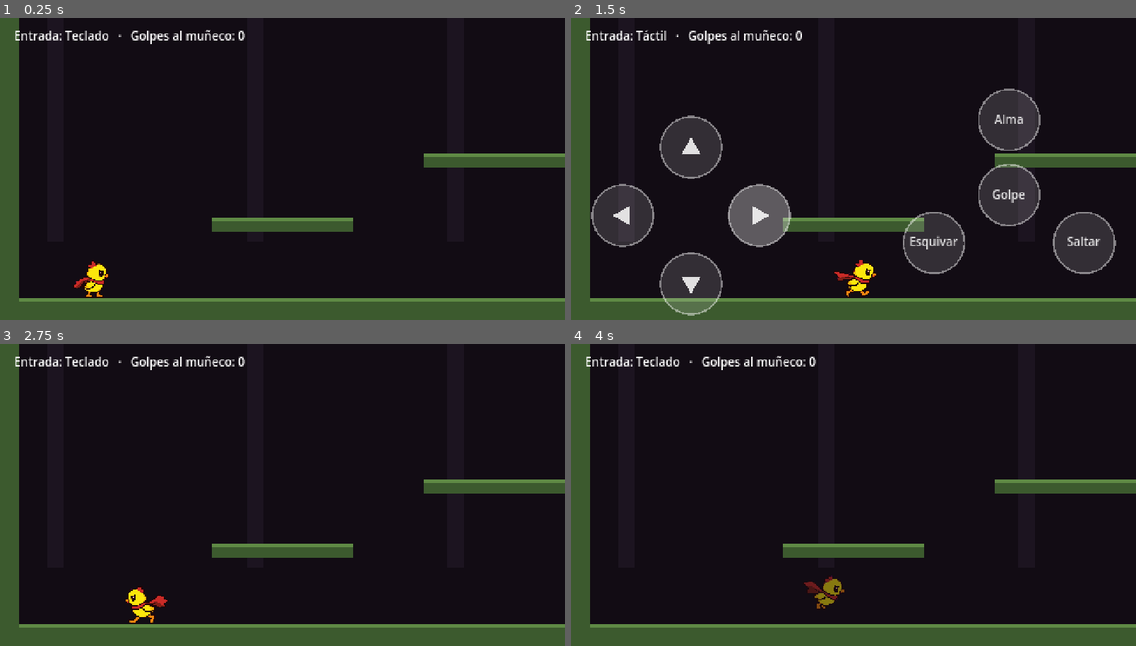
Above: before the commit, frames 1-4 (two rows, left to right).
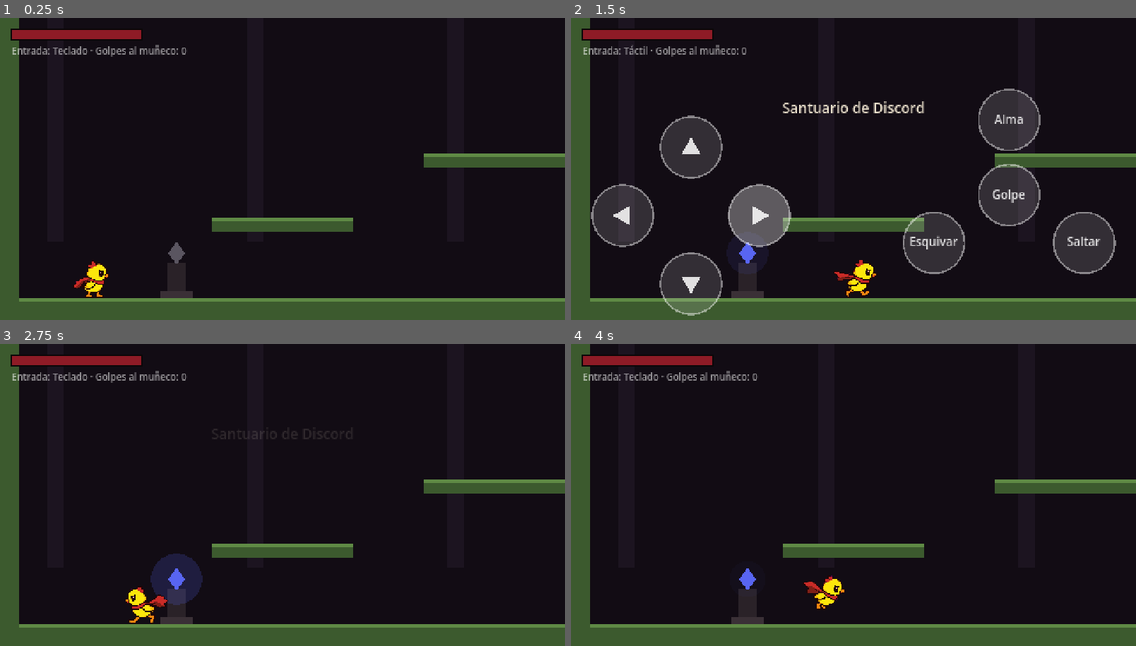
Above: after the commit, the same moments.

Repository: PolloFreddyS/eclipse_of_the_tilted
Game: Godot game, scene res://scenes/main.tscn
The game is run twice, just before and just after one commit, with the same random seed, the same clock (stepped at 60 frames per second) and the same inputs.
Inputs (mouse positions are in pixels of both pictures, inside the frame that each line leads up to):
- Up to frame 1 (0.25 s): no input
- Up to frame 2 (1.5 s): tap Enter at 0.5 s; move the mouse to (977, 159) at 0.52 s; hold D (move_right) 0.53-1.25 s; tap J (attack) at 0.6 s; click (977, 159) at 0.67 s; tap Space (jump) at 0.77 s; tap Shift (dodge) at 0.8 s; drag from (740, 193) to (825, 241) at 1.27 s
- Up to frame 3 (2.75 s): move the mouse to (339, 431) at 2.02 s; hold A (move_left) from 2.03 s (still down); tap J (attack) at 2.1 s; click (339, 431) at 2.17 s; tap Shift (dodge) at 2.3 s
- Up to frame 4 (4 s): release A (move_left) at 2.75 s; drag from (825, 567) to (684, 455) at 2.77 s; move the mouse to (1023, 549) at 3.52 s; hold D (move_right) from 3.53 s (still down); tap U (soul) at 3.6 s; click (1023, 549) at 3.67 s; tap Space (jump) at 3.77 s; tap Shift (dodge) at 3.8 s

The runs differ from the first frame. In frame 1, 1.7% of the frame differs, in the area x 1-44%, y 3-93%; in frame 2, 2.3%; in frame 3, 3.0%, in the area x 1-63%, y 3-93%; in frame 4, 2.1%.

Commit message:
Vida del Pollito: daño, invulnerabilidad, muerte y Santuario de Discord
- Barra de vida, retroceso al recibir golpes, parpadeo invulnerable y
  reaparición en el último Santuario tocado (que además cura).
- Espinas en la sala de prueba para probar el daño.
- La prueba web cubre Santuario, daño, invulnerabilidad, muerte y reaparición
  (con ?pruebas se puede teletransportar al Pollito; sin eso no existe).

Co-Authored-By: Claude Opus 5.5 <noreply@anthropic.com>
Claude-Session: https://claude.ai/code/session_01WQsJFqYbZpAUH5QgXnu6Dm

Diff:
--- /dev/null
+++ b/game/scripts/hud.gd
@@ -0,0 +1,44 @@
+extends Control
+## Barra de vida del Pollito y avisos cortos ("Santuario de Discord").
+
+const BAR := Rect2(10, 10, 110, 8)
+
+var _hp := 1.0
+var _shown := 1.0  # la parte roja baja despacio para que se note cuánto quitó el golpe
+var _notice := ""
+var _notice_time := 0.0
+
+
+func _ready() -> void:
+	set_anchors_preset(Control.PRESET_FULL_RECT)
+	mouse_filter = Control.MOUSE_FILTER_IGNORE
+
+
+func bind(player: Node) -> void:
+	player.health_changed.connect(func(hp: int, max_hp: int) -> void: _hp = float(hp) / max_hp)
+	player.died.connect(func() -> void: notify("Tilteado..."))
+	player.respawned.connect(func() -> void: notify("Vuelves al Santuario"))
+
+
+func notify(text: String) -> void:
+	_notice = text
+	_notice_time = 2.0
+
+
+func _process(delta: float) -> void:
+	_shown = move_toward(_shown, _hp, delta * 0.6) if _shown > _hp else _hp
+	_notice_time = maxf(_notice_time - delta, 0.0)
+	queue_redraw()
+
+
+func _draw() -> void:
+	draw_rect(BAR.grow(1), Color("#0b0708"))
+	draw_rect(BAR, Color("#2e1f1c"))
+	draw_rect(Rect2(BAR.position, Vector2(BAR.size.x * _shown, BAR.size.y)), Color("#f0d58c"))
+	draw_rect(Rect2(BAR.position, Vector2(BAR.size.x * _hp, BAR.size.y)), Color("#8e1b26"))
+	if _notice_time > 0.0:
+		var font := get_theme_default_font()
+		var size := get_viewport_rect().size
+		var w := font.get_string_size(_notice, HORIZONTAL_ALIGNMENT_CENTER, -1, 12).x
+		var color := Color(0.92, 0.88, 0.8, minf(_notice_time, 1.0))
+		draw_string(font, Vector2((size.x - w) / 2.0, size.y * 0.3), _notice, HORIZONTAL_ALIGNMENT_LEFT, -1, 12, color)
--- a/game/scripts/main.gd
+++ b/game/scripts/main.gd
@@ -1,10 +1,13 @@
 extends Node2D
-## Prueba técnica: una sala con plataformas, un muñeco de práctica, la cámara
-## siguiendo al pollito y los controles táctiles encima.
+## Prueba técnica: una sala con plataformas, un Santuario de Discord, espinas, un muñeco
+## de práctica, la cámara siguiendo al pollito, la barra de vida y los controles táctiles.
 
 const Player := preload("res://scripts/player.gd")
 const Dummy := preload("res://scripts/dummy.gd")
 const TouchControls := preload("res://scripts/touch_controls.gd")
+const Sanctuary := preload("res://scripts/sanctuary.gd")
+const Spikes := preload("res://scripts/spikes.gd")
+const Hud := preload("res://scripts/hud.gd")
 
 const ROOM_SIZE := Vector2(1280, 360)
 const BLOCKS := [
@@ -17,12 +20,20 @@
 	Rect2(900, 280, 80, 48),
 ]
 
-var _hud: Label
+var _debug: Label
 
 
 func _ready() -> void:
 	for r: Rect2 in BLOCKS:
 		_add_block(r)
+
+	var sanctuary := Sanctuary.new()
+	sanctuary.position = Vector2(150, 328)
+	add_child(sanctuary)
+
+	var spikes := Spikes.new()
+	spikes.position = Vector2(1040, 328)
+	add_child(spikes)
 
 	var dummy := Dummy.new()
 	dummy.position = Vector2(760, 328)
@@ -43,10 +54,15 @@
 
 	var ui := CanvasLayer.new()
 	add_child(ui)
-	_hud = Label.new()
-	_hud.position = Vector2(12, 8)
-	_hud.add_theme_font_size_override("font_size", 10)
-	ui.add_child(_hud)
+	var hud := Hud.new()
+	ui.add_child(hud)
+	hud.bind(player)
+	sanctuary.activated.connect(func() -> void: hud.notify("Santuario de Discord"))
+	_debug = Label.new()
+	_debug.position = Vector2(10, 22)
+	_debug.add_theme_font_size_override("font_size", 8)
+	_debug.modulate.a = 0.6
+	ui.add_child(_debug)
 	ui.add_child(TouchControls.new())
 
 
@@ -63,7 +79,7 @@
 
 func _process(_delta: float) -> void:
 	var dummy := get_tree().get_first_node_in_group("dummy")
-	_hud.text = "Entrada: %s   ·   Golpes al muñeco: %d" % [Controls.device_name(), dummy.hits]
+	_debug.text = "Entrada: %s · Golpes al muñeco: %d" % [Controls.device_name(), dummy.hits]
 
 
 func _draw() -> void:
--- a/game/scripts/player.gd
+++ b/game/scripts/player.gd
@@ -1,5 +1,9 @@
 extends CharacterBody2D
-## El Pollito Sin Nombre: correr, saltar, atacar y esquivar.
+## El Pollito Sin Nombre: correr, saltar, atacar, esquivar, recibir daño y reaparecer.
+
+signal health_changed(hp: int, max_hp: int)
+signal died
+signal respawned
 
 const SPEED := 150.0
 const ACCEL := 1400.0
@@ -16,6 +20,12 @@
 const ATTACK_TIME := 0.22
 const ATTACK_REACH := Vector2(26, 22)
 
+const MAX_HP := 100
+const HURT_TIME := 0.3         # sin control después de un golpe
+const INVULN_TIME := 0.9       # invulnerable después de un golpe
+const KNOCKBACK := Vector2(170, -220)
+const RESPAWN_DELAY := 1.4
+
 const LAYER_WORLD := 1
 const LAYER_ENEMY := 2
 
@@ -23,13 +33,18 @@
 var jumps := 0
 var attacks := 0
 var dodges := 0
-var invulnerable := false
+var deaths := 0
+var hp := MAX_HP
+var respawn_point := Vector2.ZERO
 
 var _coyote := 0.0
 var _jump_buffer := 0.0
 var _dodge_timer := 0.0
 var _dodge_cooldown := 0.0
 var _attack_timer := 0.0
+var _hurt_timer := 0.0
+var _invuln_timer := 0.0
+var _dead_timer := 0.0
 var _sprite: AnimatedSprite2D
 
 
@@ -38,6 +53,7 @@
 	collision_layer = 0
 	set_collision_layer_value(3, true)
 	collision_mask = LAYER_WORLD
+	respawn_point = position
 
 	var shape := CollisionShape2D.new()
 	var rect := RectangleShape2D.new()
@@ -54,7 +70,46 @@
 	add_child(_sprite)
 
 
+func is_dead() -> bool:
+	return hp <= 0
+
+
+func is_invulnerable() -> bool:
+	return is_dead() or _dodge_timer > 0.0 or _invuln_timer > 0.0
+
+
+## Recibe un golpe. Devuelve false si no hizo efecto (esquivando o invulnerable).
+func hurt(amount: int, from_x: float) -> bool:
+	if is_invulnerable():
+		return false
+	hp = max(hp - amount, 0)
+	health_changed.emit(hp, MAX_HP)
+	var away := 1.0 if global_position.x >= from_x else -1.0
+	velocity = Vector2(KNOCKBACK.x * away, KNOCKBACK.y)
+	_hurt_timer = HURT_TIME
+	_invuln_timer = INVULN_TIME
+	_attack_timer = 0.0
+	if is_dead():
+		deaths += 1
+		_dead_timer = RESPAWN_DELAY
+		died.emit()
+	return true
+
+
+func heal_full() -> void:
+	hp = MAX_HP
+	health_changed.emit(hp, MAX_HP)
+
+
+func set_checkpoint(point: Vector2) -> void:
+	respawn_point = point
+
+
 func state() -> String:
+	if is_dead():
+		return "dead"
+	if _hurt_timer > 0.0:
+		return "hurt"
 	if _dodge_timer > 0.0:
 		return "dodge"
 	if _attack_timer > 0.0:
@@ -69,6 +124,25 @@
 	_jump_buffer = JUMP_BUFFER if Input.is_action_just_pressed("jump") else maxf(_jump_buffer - delta, 0.0)
 	_dodge_cooldown = maxf(_dodge_cooldown - delta, 0.0)
 	_attack_timer = maxf(_attack_timer - delta, 0.0)
+	_invuln_timer = maxf(_invuln_timer - delta, 0.0)
+
+	if is_dead():
+		_dead_timer -= delta
+		if _dead_timer <= 0.0:
+			_respawn()
+		else:
+			_fall(delta)
+			velocity.x = move_toward(velocity.x, 0.0, FRICTION * delta)
+			move_and_slide()
+		_update_sprite()
+		return
+
+	if _hurt_timer > 0.0:
+		_hurt_timer -= delta
+		_fall(delta)
+		move_and_slide()
+		_update_sprite()
+		return
 
 	var dir := Input.get_axis("move_left", "move_right")
 	if dir != 0.0 and _dodge_timer <= 0.0:
@@ -81,11 +155,9 @@
 
 	if _dodge_timer > 0.0:
 		_dodge_timer -= delta
-		invulnerable = true
 		velocity = Vector2(DODGE_SPEED * facing, 0.0)
 	else:
-		invulnerable = false
-		velocity.y = minf(velocity.y + GRAVITY * delta, MAX_FALL)
+		_fall(delta)
 		var target := dir * SPEED
 		var rate := ACCEL if dir != 0.0 else FRICTION
 		velocity.x = move_toward(velocity.x, target, rate * delta)
@@ -104,19 +176,43 @@
 		_strike()
 
 	move_and_slide()
-	_animate()
-	_sprite.flip_h = facing < 0
-	_sprite.modulate.a = 0.5 if invulnerable else 1.0
+	_update_sprite()
+
+
+func _fall(delta: float) -> void:
+	velocity.y = minf(velocity.y + GRAVITY * delta, MAX_FALL)
+
+
+func _respawn() -> void:
+	position = respawn_point
+	velocity = Vector2.ZERO
+	_hurt_timer = 0.0
+	_dodge_timer = 0.0
+	_invuln_timer = INVULN_TIME
+	heal_full()
+	respawned.emit()
 
 
 func animation() -> String:
 	return _sprite.animation
 
 
-func _animate() -> void:
+func _update_sprite() -> void:
 	var anim := state()
+	if anim == "dead":
+		anim = "hurt"
 	if _sprite.animation != anim:
 		_sprite.play(anim)
+	_sprite.flip_h = facing < 0
+	if is_dead():
+		_sprite.modulate.a = clampf(_dead_timer / RESPAWN_DELAY, 0.0, 1.0)
+	elif _dodge_timer > 0.0:
+		_sprite.modulate.a = 0.5
+	elif _invuln_timer > 0.0:
+		# Parpadeo mientras es invulnerable después de un golpe.
+		_sprite.modulate.a = 0.35 if int(_invuln_timer * 20.0) % 2 == 0 else 1.0
+	else:
+		_sprite.modulate.a = 1.0
 
 
 func _strike() -> void:
--- /dev/null
+++ b/game/scripts/sanctuary.gd
@@ -0,0 +1,49 @@
+extends Area2D
+## Santuario de Discord: al tocarlo cura al Pollito y guarda este punto para reaparecer.
+
+signal activated
+
+var active := false
+var _glow := 0.0
+
+
+func _ready() -> void:
+	add_to_group("sanctuary")
+	collision_layer = 0
+	collision_mask = 0
+	set_collision_mask_value(3, true)  # el jugador
+	var shape := CollisionShape2D.new()
+	var rect := RectangleShape2D.new()
+	rect.size = Vector2(28, 40)
+	shape.shape = rect
+	shape.position = Vector2(0, -20)
+	add_child(shape)
+	body_entered.connect(_on_body_entered)
+
+
+func _on_body_entered(body: Node) -> void:
+	if not body.has_method("set_checkpoint"):
+		return
+	body.set_checkpoint(global_position)
+	body.heal_full()
+	_glow = 1.0
+	if not active:
+		active = true
+		activated.emit()
+	queue_redraw()
+
+
+func _process(delta: float) -> void:
+	if _glow > 0.0:
+		_glow = maxf(_glow - delta, 0.0)
+		queue_redraw()
+
+
+func _draw() -> void:
+	# Piedra con un cristal: apagado en gris, encendido en el azul de Discord.
+	draw_rect(Rect2(-14, -6, 28, 6), Color("#3a3036"))
+	draw_rect(Rect2(-8, -30, 16, 24), Color("#2a2228"))
+	var crystal := Color("#5865f2") if active else Color("#5a5560")
+	if _glow > 0.0:
+		draw_circle(Vector2(0, -38), 14.0 + 10.0 * _glow, Color(0.35, 0.4, 0.95, 0.25 * _glow))
+	draw_colored_polygon(PackedVector2Array([Vector2(0, -48), Vector2(7, -38), Vector2(0, -28), Vector2(-7, -38)]), crystal)
--- /dev/null
+++ b/game/scripts/spikes.gd
@@ -0,0 +1,33 @@
+extends Area2D
+## Espinas: dañan al Pollito al tocarlas. El golpe lo empuja hacia afuera.
+
+const DAMAGE := 25
+
+var width := 64.0
+
+
+func _ready() -> void:
+	collision_layer = 0
+	collision_mask = 0
+	set_collision_mask_value(3, true)  # el jugador
+	var shape := CollisionShape2D.new()
+	var rect := RectangleShape2D.new()
+	rect.size = Vector2(width, 8)
+	shape.shape = rect
+	shape.position = Vector2(width / 2.0, -4)
+	add_child(shape)
+
+
+func _physics_process(_delta: float) -> void:
+	for body in get_overlapping_bodies():
+		if body.has_method("hurt"):
+			body.hurt(DAMAGE, global_position.x + width / 2.0)
+
+
+func _draw() -> void:
+	var step := 8.0
+	var x := 0.0
+	while x < width:
+		draw_colored_polygon(PackedVector2Array([Vector2(x, 0), Vector2(x + step / 2.0, -10), Vector2(x + step, 0)]), Color("#8e1b26"))
+		draw_line(Vector2(x + step / 2.0, -10), Vector2(x + step / 2.0, -6), Color("#f0d58c"), 1.0)
+		x += step
--- a/game/scripts/test_bridge.gd
+++ b/game/scripts/test_bridge.gd
@@ -1,16 +1,30 @@
 extends Node
 ## Solo en la versión web: publica el estado del juego en window.__eclipse para que
 ## las pruebas automáticas (Playwright) puedan verificar movimiento y controles.
+## Con ?pruebas en la URL también acepta window.__eclipseTeleport(x, y), para llevar al
+## Pollito directo a la zona que se quiere probar.
 
 const INTERVAL := 0.1
 
 var _window: JavaScriptObject
+var _teleport_callback: JavaScriptObject  # se guarda para que no lo libere el recolector
 var _elapsed := 0.0
 
 
 func _ready() -> void:
-	if OS.has_feature("web"):
-		_window = JavaScriptBridge.get_interface("window")
+	if not OS.has_feature("web"):
+		return
+	_window = JavaScriptBridge.get_interface("window")
+	if "pruebas" in str(JavaScriptBridge.eval("location.search")):
+		_teleport_callback = JavaScriptBridge.create_callback(_teleport)
+		_window.__eclipseTeleport = _teleport_callback
+
+
+func _teleport(args: Array) -> void:
+	var player := get_tree().get_first_node_in_group("player")
+	if player:
+		player.global_position = Vector2(float(args[0]), float(args[1]))
+		player.velocity = Vector2.ZERO
 
 
 func _process(delta: float) -> void:
@@ -32,6 +46,9 @@
 			"jumps": player.jumps,
 			"attacks": player.attacks,
 			"dodges": player.dodges,
+			"hp": player.hp,
+			"deaths": player.deaths,
+			"respawn_x": player.respawn_point.x,
 		}
 	var dummy := get_tree().get_first_node_in_group("dummy")
 	if dummy:
Not shown, added: game/scripts/hud.gd.uid
Not shown, added: game/scripts/sanctuary.gd.uid
Not shown, added: game/scripts/spikes.gd.uid
Not shown, changed: tests/web-smoke.mjs
